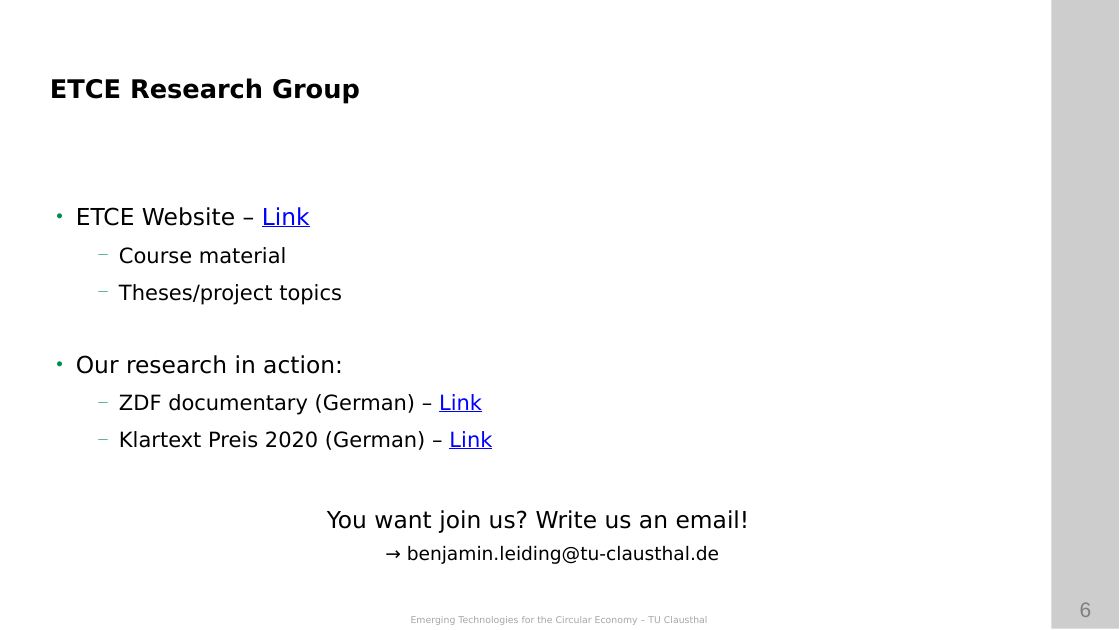
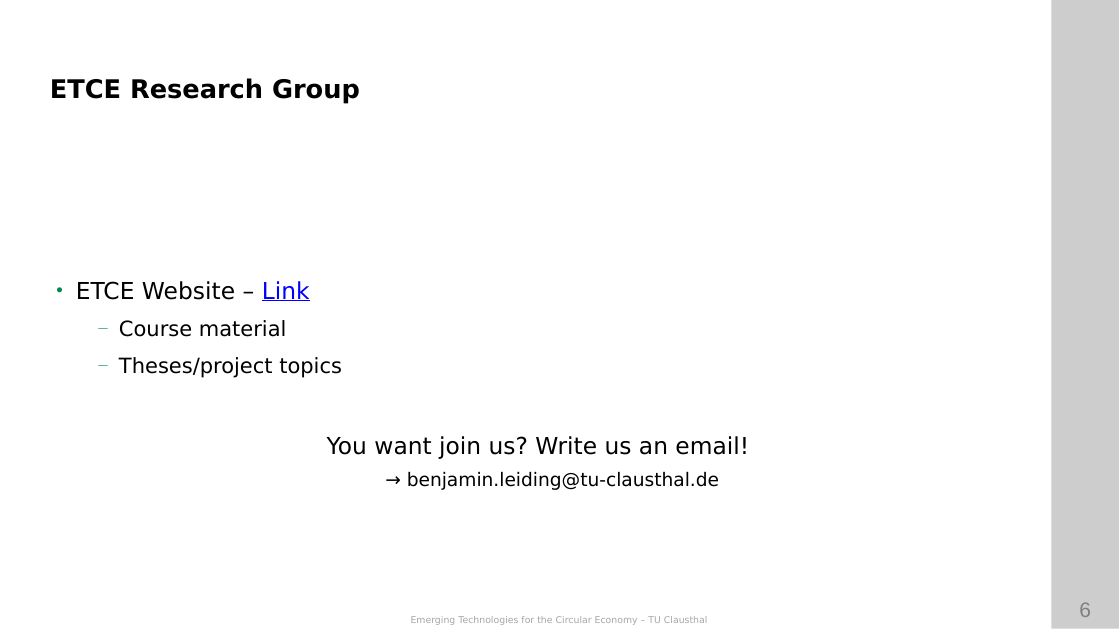
Before and after one commit to ETCE-LAB/teaching-material, a slide deck: slide 6 of Emerging-Technologies-for-the-Circular-Economy/ETCE-L00-Organization.pptx. Drawn at 1120x630 pixels with LibreOffice and Linux fonts; fonts in the diff are those of the drawing; background and template pictures are left out. Boxes give left, top, right and bottom in pixels: in the first picture for what was removed or moved away, otherwise in the second. Text is boxed around its words. In the diff, an @@ line names an element or a change of style, - is before the commit and + after.

```diff
--- a/Emerging-Technologies-for-the-Circular-Economy/ETCE-L00-Organization.pptx
+++ b/Emerging-Technologies-for-the-Circular-Economy/ETCE-L00-Organization.pptx
@@ text at (x1=76, y1=355, x2=492, y2=450): paragraphs removed @@
-• Our research in action:
-  — ZDF documentary (German) – Link
-  — Klartext Preis 2020 (German) – Link
```
Also in this commit, not shown: 16 other slides changed, 7 slides removed, 50 other files.
